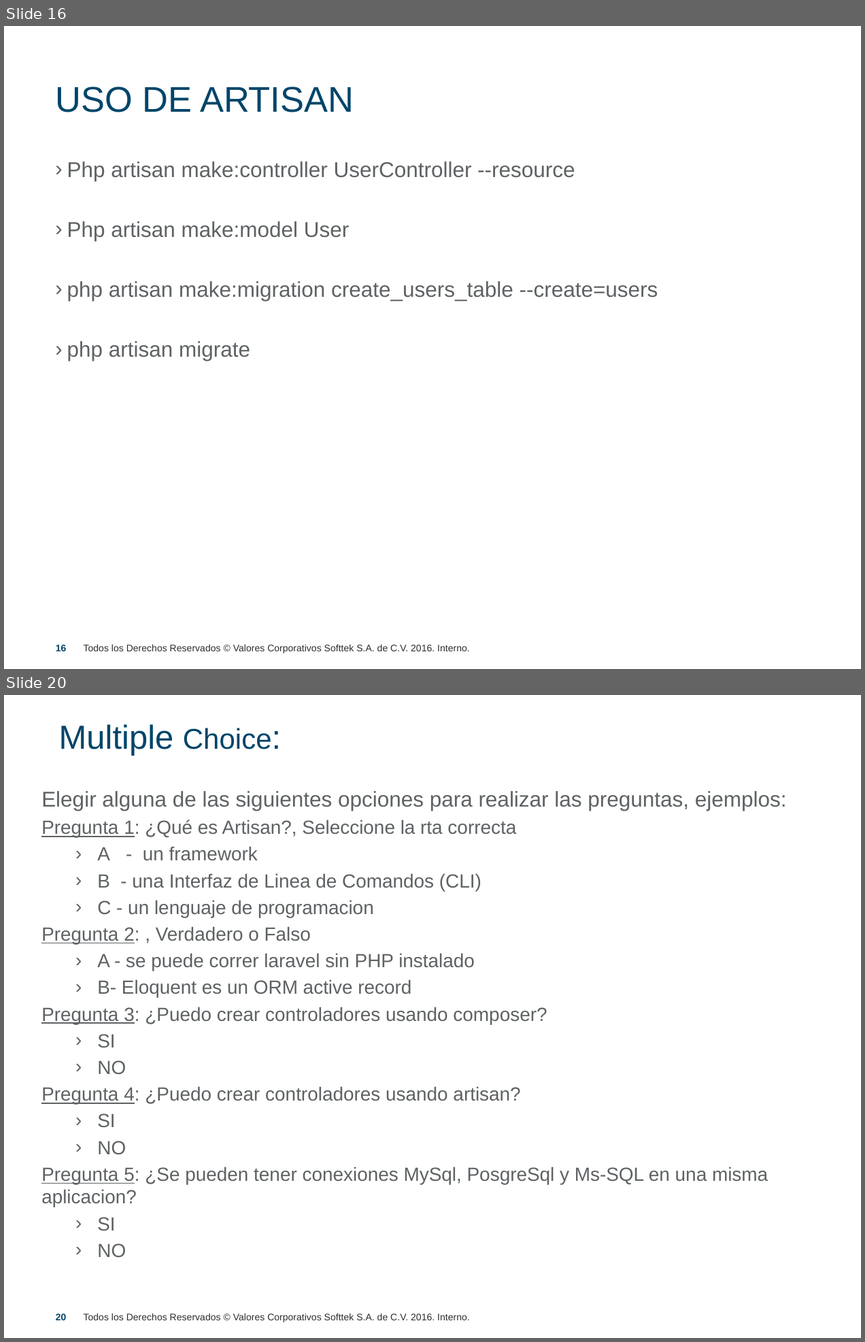
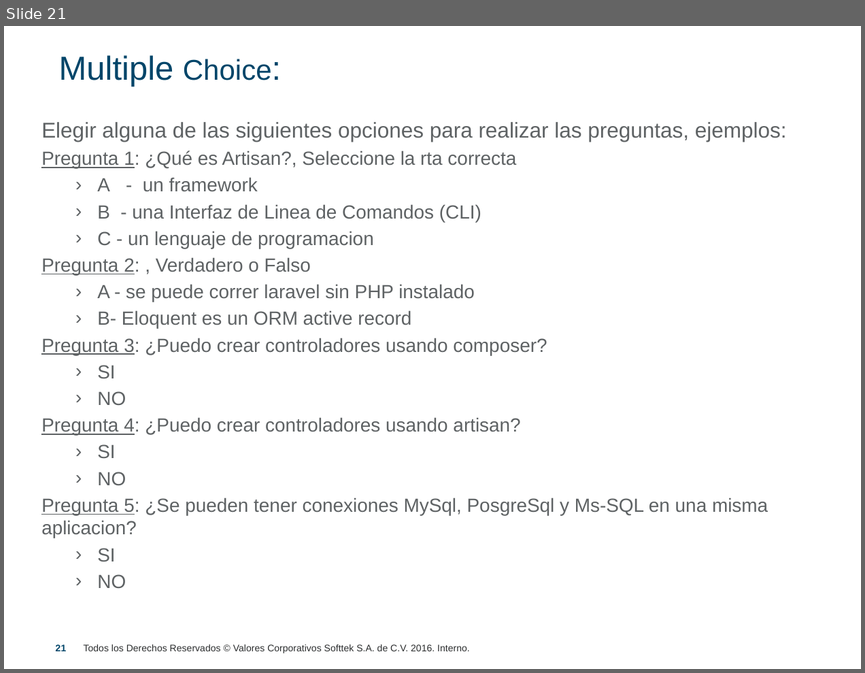
Before and after one commit to precagno/clase_slim, a slide deck: ppt_capacitacion_slim.pptx. Shown one above the other, each under a label of ours: slides 16 and 20 before the commit, slide 21 after it; the slides between them are not shown. The pictures are 865x1342 and 865x673 pixels, drawn with LibreOffice and Linux fonts; fonts in the diff are those of the drawing; background and template pictures are left out. Boxes give left, top, right and bottom in pixels: in the first picture for what was removed or moved away, otherwise in the second. Text is boxed around its words. In the diff, an @@ line names an element or a change of style, - is before the commit and + after.

```diff
--- a/ppt_capacitacion_slim.pptx
+++ b/ppt_capacitacion_slim.pptx
@@ slide 16 removed at [4,26,861,669], background #FFFFFF; not listed: 1 template element that a slide beside it also shows @@
@@ text removed at [55,87,354,112] @@
-USO DE ARTISAN
@@ text removed at [67,161,658,361] @@
-› Php artisan make:controller UserController --resource
-› Php artisan make:model User
-› php artisan make:migration create_users_table --create=users
-› php artisan migrate
@@ page number removed at [56,644,67,651] @@
-16
@@ what was slide 20 is now slide 21 @@
@@ page number at [56,644,67,651]: text changed @@
-20
+21
```
Also in this commit, not shown: 12 slides changed, 7 slides added, 5 other slides removed.
